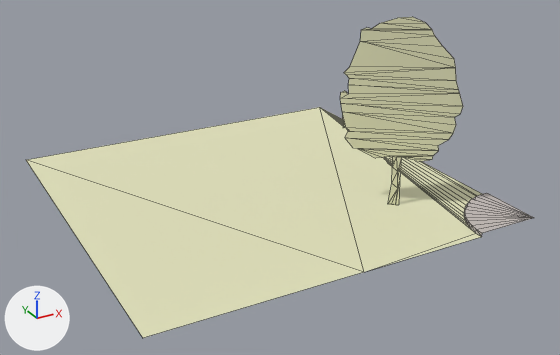
What one commit did to the OBJ model assets/stl_export/wwrw.obj.
Before and after are seen from a 50 mm lens placed at (-25.8, -50.6, 25.5), pointed at (0.5, -2.9, 1.6). Arrows for +X, +Y and +Z are at lower left; the lights stay in place. The picture after the commit comes second. Mesh edges are drawn as thin lines. Where no turn or scale is listed for an object, it has been applied to the vertices. Vertices at exactly the same position are counted once.

The first picture shows 'wwrw'.
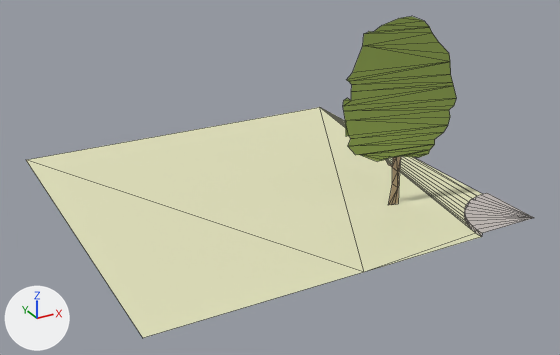
The change, as a list of edits to the scene's bpy script:
```text
Add mat_tree:
    mat_tree = principled_material('tree')
    mat_tree.base_color = (0.294, 0.4, 0.0902)  # green #94aa55
    mat_tree.roughness = 1.0
Add mat_straw:
    mat_straw = principled_material('straw')
    mat_straw.base_color = (0.447, 0.333, 0.204)  # beige #b29c7d
    mat_straw.roughness = 1.0
Change me_wwrw:
    where me_wwrw.from_pydata(...)  # 99 vertices, 120 faces; spans x -15.0..15.0, y -15.0..15.0, z -0.3..14.1
    used by ob_wwrw; location = (0.0, 0.0, 0.0)
    me_wwrw part 1
    14 vertices are removed from x 4.5..10.5, y -10.0..-5.1, z 9.9..14.1
    14 faces are deleted
    4 vertices in x 7.4..7.5, y -7.5, z -0.3..3.6 move by (-0.1, -0.1, 0.0)
    3 vertices in x 7.9..8.0, y -7.9, z 1.1..3.6 move by (0.0, 0.1, 0.0)
    3 vertices in x 4.6..4.8, y -5.3..-5.2, z 4.9..9.0 move by (-0.8, -1.5, 0.0)
    3 vertices in x 10.6..10.7, y -10.1..-10.0, z 5.3..10.7 move by (0.7, 1.4, 0.0)
    3 vertices in x 4.3..4.6, y -5.1..-5.0, z 5.6..7.9 move by (-0.8, -1.6, 0.0)
    3 vertices in x 10.8..10.9, y -10.3, z 6.4..9.1 move by (0.8, 1.6, 0.0)
    28 vertices move from x 4.4..11.2, y -10.5..-5.0, z -0.3..9.7 to x 3.5..12.0, y -8.8..-6.6, z -0.3..9.7
    14 vertices are added at x 3.7..11.2, y -8.6..-6.7, z 9.9..14.1
    14 new faces join them, mat_tree (green #94aa55)
    me_wwrw part 2: 36 faces spanning x 3.5..12.0, y -8.8..-6.6, z 3.4..10.7 switch from mat_w (beige #e2e2bc) to mat_tree (green #94aa55)
    me_wwrw part 3: 18 faces spanning x 6.9..8.1, y -7.8..-7.5, z -0.3..3.6 switch from mat_w (beige #e2e2bc) to mat_straw (beige #b29c7d)
```

Location of each change, (x1, y1, x2, y2) in pixels of the pictures (560 x 355 px; the box of a moved part takes in the faces that stretch with it):
'wwrw', reshaped: before (26, 17, 534, 338); after (26, 16, 534, 338)
part 1 of me_wwrw, moved or reshaped: before (344, 17, 456, 75); after (347, 16, 450, 81)
part 2 of me_wwrw, recoloured (beige to green): before (340, 68, 463, 162); after (343, 62, 456, 161)
part 3 of me_wwrw, recoloured: (387, 157, 401, 204) in both
